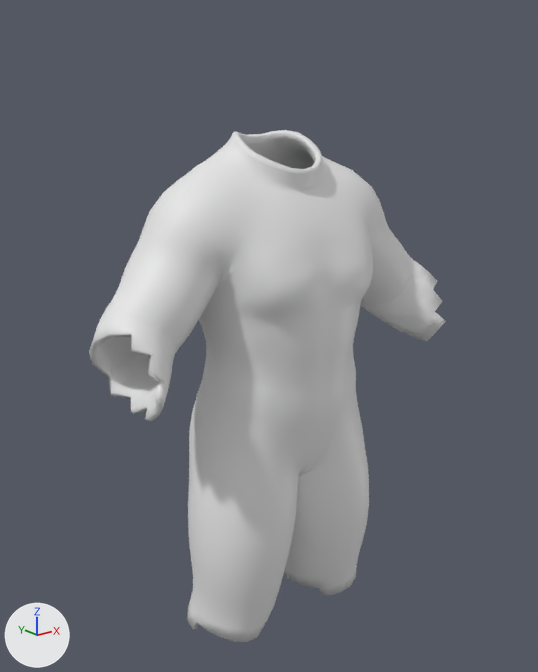
The FBX model unity/Assets/Art/Chars/Garments/guard_clerk.fbx as it was, and as the next commit left it.
One viewpoint serves both versions: a 50 mm lens placed at (-1.034, -1.291, 1.693), pointed at (-0.012, -0.013, 1.182). Arrows for +X, +Y and +Z are at lower left; the lights stay in place. The older version comes first.

The scene before the commit, as lines of its bpy script (objects in view):
```python
me_garment_guard_clerk = bpy.data.meshes.new('garment_guard_clerk')
me_garment_guard_clerk.from_pydata(...)  # 3796 vertices, 3804 faces; spans x -0.46..0.46, y -0.207..0.14, z 0.476..1.635
# faces by material slot: [3452, 352]
me_garment_guard_clerk.materials.append(mat_cloth)  # white #e7e7e7
me_garment_guard_clerk.materials.append(mat_accent)  # white #e7e7e7
ob_garment_guard_clerk = bpy.data.objects.new('garment_guard_clerk', me_garment_guard_clerk)
ob_garment_guard_clerk.location = (0.0, 0.0, 0.0)
```
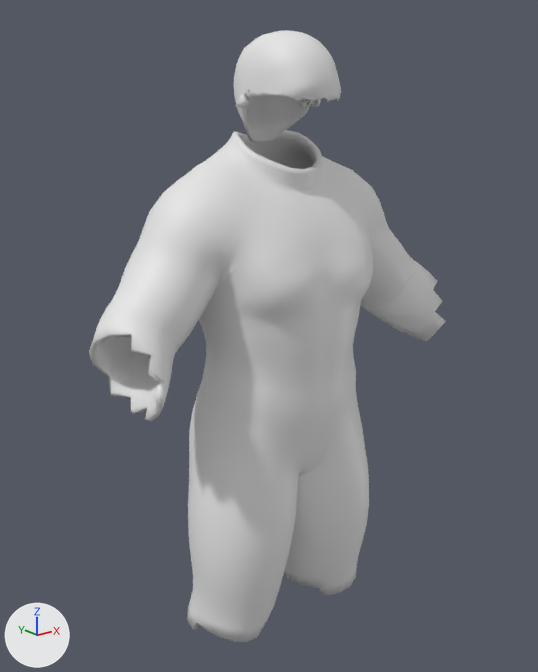
Scene script edits in JSON lines:
```json
{"op": "add", "block": "mat_hair", "code": ["mat_hair = principled_material('hair')", "mat_hair.base_color = (0.8, 0.8, 0.8)  # white #e7e7e7"]}
{"block": "me_garment_guard_clerk", "where": "# used by ob_garment_guard_clerk; location = (0.0, 0.0, 0.0)"}
{"op": "remove", "block": "me_garment_guard_clerk", "code": "me_garment_guard_clerk.from_pydata(...)  # 3796 vertices, 3804 faces; spans x -0.46..0.46, y -0.207..0.14, z 0.476..1.635"}
{"op": "add", "block": "me_garment_guard_clerk", "code": "me_garment_guard_clerk.from_pydata(...)  # 6012 vertices, 6028 faces; spans x -0.46..0.46, y -0.207..0.14, z 0.476..1.83"}
{"block": "me_garment_guard_clerk", "change": "me_garment_guard_clerk part 1: a new loose piece of 1728 vertices spanning x -0.111..0.111, y -0.172..0.067, z 1.61..1.83, in mat_hair (white #e7e7e7)"}
{"block": "me_garment_guard_clerk", "change": "other edits to the shape of me_garment_guard_clerk do not show in these pictures"}
{"op": "add", "block": "me_garment_guard_clerk", "code": "me_garment_guard_clerk.materials.append(mat_hair)  # white #e7e7e7"}
```

Changed parts and their boxes [x1, y1, x2, y2] in the pictures (538 x 672 px):
```json
{"object": "garment_guard_clerk", "change": "reshaped", "before": [89, 130, 445, 642], "after": [89, 30, 445, 642], "on screen": "19% taller"}
{"part": 1, "of": "me_garment_guard_clerk", "change": "added", "after": [234, 30, 341, 143]}
```
